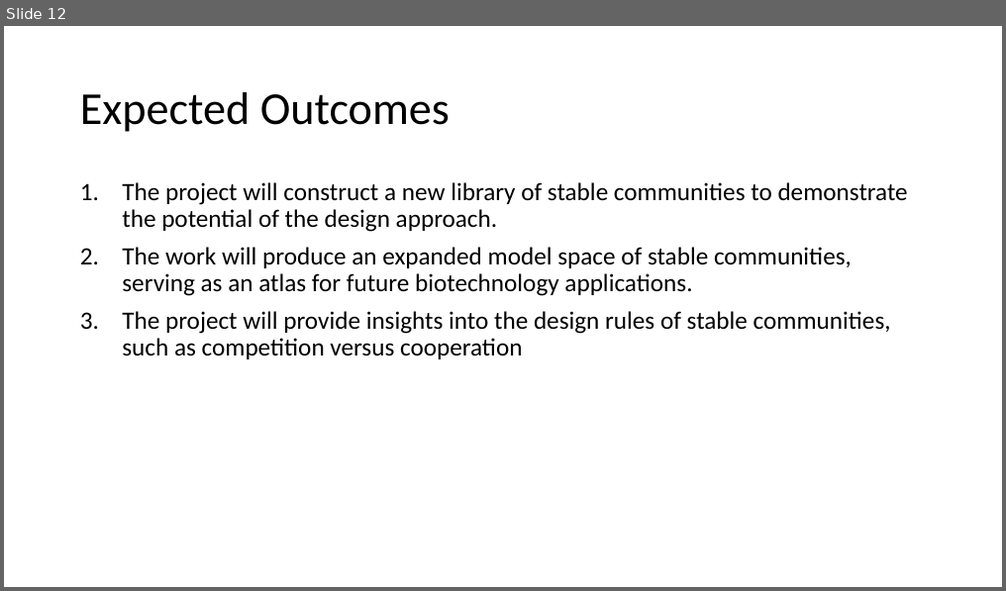
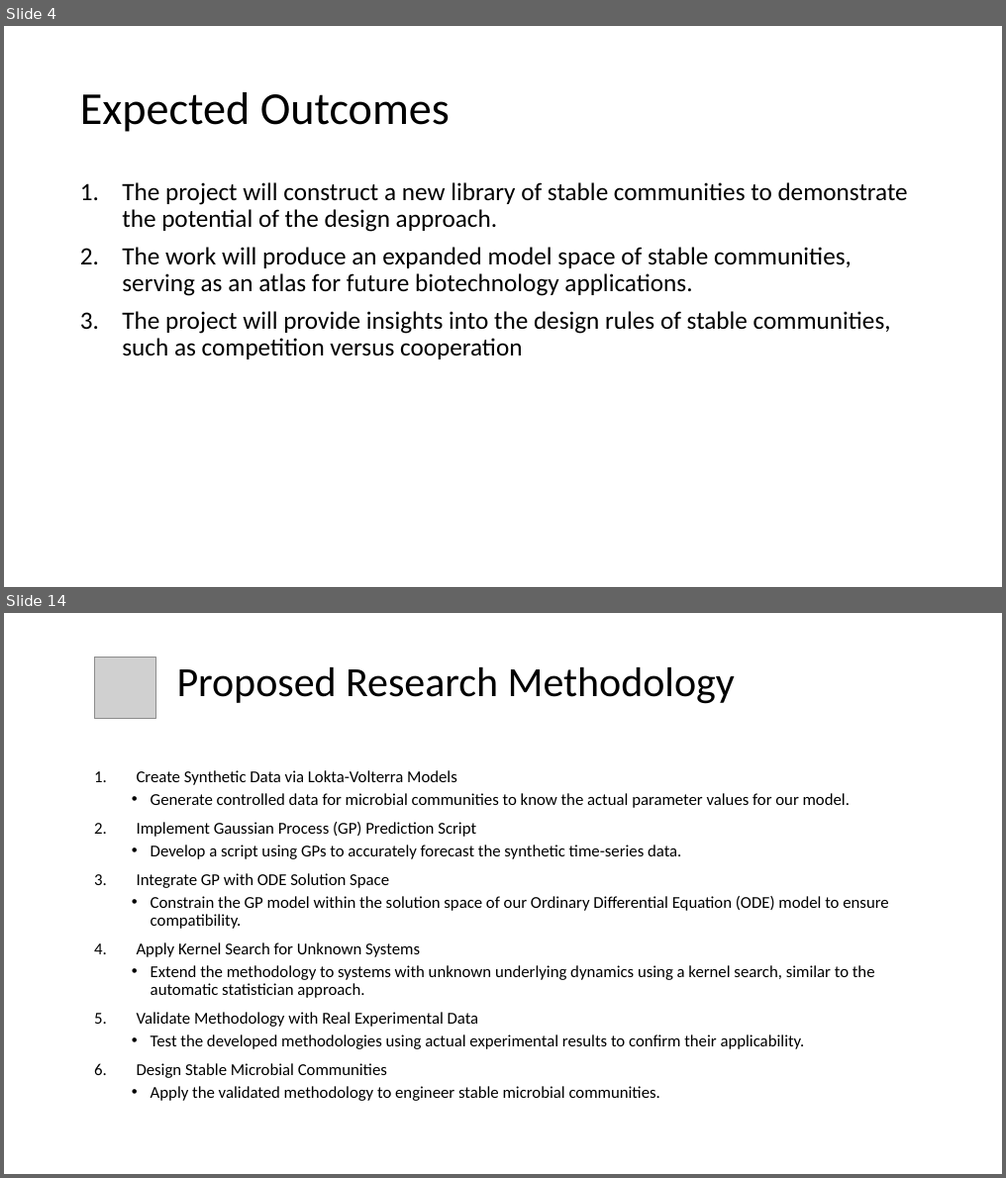
Before and after one commit to Fontanapink/GPs, a slide deck: GPRCommunities.pptx. Shown one above the other, each under a label of ours: slide 12 before the commit, slides 4 and 14 after it; the slides between them are not shown. The pictures are 1006x591 and 1006x1178 pixels, drawn with LibreOffice and Linux fonts; fonts in the diff are those of the drawing; grey boxes stand for pictures. Boxes give left, top, right and bottom in pixels: in the first picture for what was removed or moved away, otherwise in the second. Text is boxed around its words. In the diff, an @@ line names an element or a change of style, - is before the commit and + after.

Commit message:
Added correlation images for GPR (instead of VGP) Updated our powerpoint presentation

```diff
--- a/GPRCommunities.pptx
+++ b/GPRCommunities.pptx
@@ slide 14 added at (4,613,1002,1174), background #FFFFFF @@
@@ picture added at (94,658,156,719) @@
@@ title added at (177,667,735,704), 40 pt, text #000000 @@
+Proposed Research Methodology
@@ text added at (137,770,888,1101), 16 pt, text #000000 @@
+1. Create Synthetic Data via Lokta-Volterra Models
+  • Generate controlled data for microbial communities to know the actual parameter values for our model.
+2. Implement Gaussian Process (GP) Prediction Script
+  • Develop a script using GPs to accurately forecast the synthetic time-series data.
+3. Integrate GP with ODE Solution Space
+  • Constrain the GP model within the solution space of our Ordinary Differential Equation (ODE) model to ensure compatibility.
+4. Apply Kernel Search for Unknown Systems
+  • Extend the methodology to systems with unknown underlying dynamics using a kernel search, similar to the automatic statistician approach.
+5. Validate Methodology with Real Experimental Data
+  • Test the developed methodologies using actual experimental results to confirm their applicability.
+6. Design Stable Microbial Communities
+  • Apply the validated methodology to engineer stable microbial communities.
@@ what was slide 12 is now slide 4 @@
```
Also in this commit, not shown: 10 slides changed, 6 other slides added, 1 slide removed, 3 other files.
